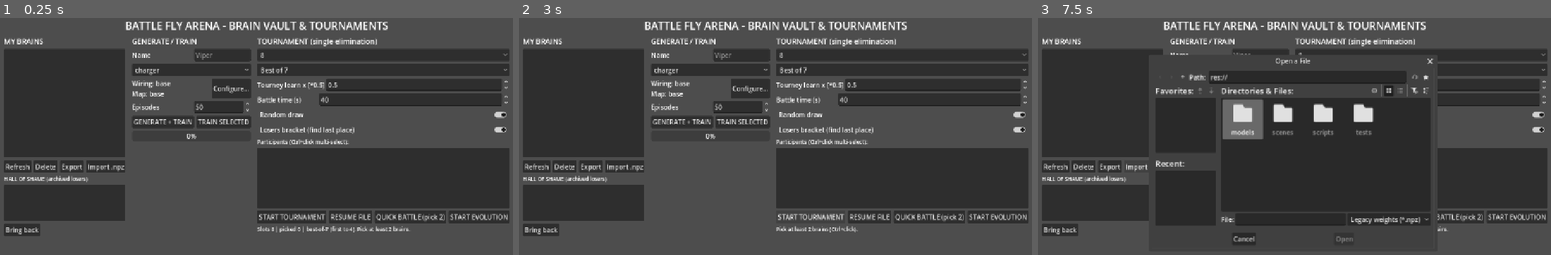
Above: before the commit, frames 1-3 (left to right).
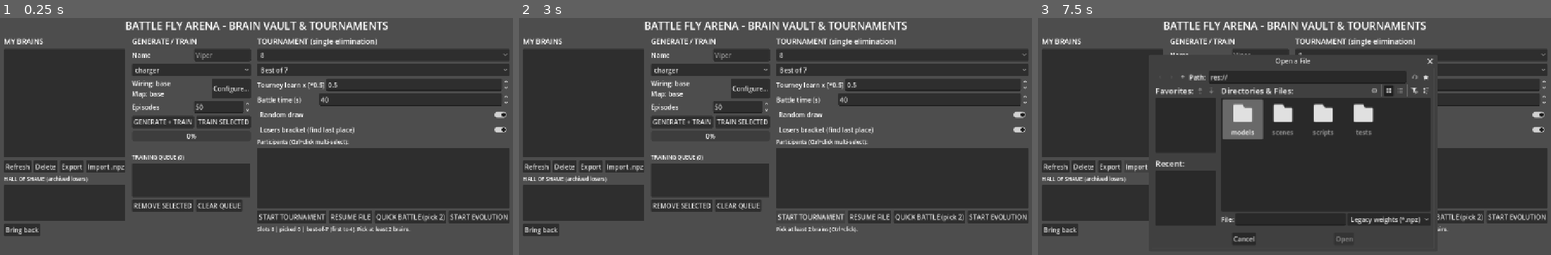
Above: after the commit, the same moments.

Repository: doku/flybrain-arena
Game: Godot game, scene res://scenes/MainMenu.tscn
The game is run twice, just before and just after one commit, with the same random seed, the same clock (stepped at 60 frames per second) and the same inputs.
Inputs (mouse positions are in pixels of both pictures, inside the frame that each line leads up to):
- Up to frame 1 (0.25 s): no input
- Up to frame 2 (3 s): click "TRAIN SELECTED" at 0.5 s; click (683, 205) at 1.25 s, where only the run after the commit has a clickable "REMOVE SELECTED"; click (739, 205) at 2 s, where only the run after the commit has a clickable "CLEAR QUEUE"; click "START TOURNAMENT" at 2.75 s
- Up to frame 3 (7.5 s): click "START TOURNAMENT" at 3.5 s; click "START EVOLUTION" at 4.25 s; click "START EVOLUTION" at 5 s; click "Refresh" at 5.75 s; click "Export" at 6.5 s; click "Import .npz" at 7.25 s

The runs differ from the first frame. In frame 1, 4.2% of the frame differs, in the area x 25-49%, y 57-82%; in frame 2, 4.2%; in frame 3, nothing differs.

Commit message:
Menu training queue: FIFO pump in director, queue list UI, headless tests

Diff:
--- a/arena/scripts/MainMenu.gd
+++ b/arena/scripts/MainMenu.gd
@@ -36,6 +36,8 @@
 var gen_episodes: SpinBox
 var job_bar: ProgressBar
 var job_label: Label
+var queue_list: ItemList
+var queue_label: Label
 
 var tourney_size: OptionButton
 var tourney_bestof: OptionButton
@@ -67,6 +69,7 @@
 	TournamentDirector.job_progress.connect(_on_job_progress)
 	TournamentDirector.job_failed.connect(_on_job_failed)
 	TournamentDirector.async_done.connect(_on_async_done)
+	TournamentDirector.train_queue_changed.connect(_refresh_train_queue)
 	if not TournamentDirector.python_ready:
 		log_label.text = "Python not found: %s" % TournamentDirector.python_probe_error
 	set_busy("Loading vault...")
@@ -337,6 +340,27 @@
 	job_label = Label.new()
 	job_label.add_theme_font_size_override("font_size", 13)
 	c.add_child(job_label)
+	# Training queue: what's running shows above (job bar/label);
+	# everything waiting is listed here with remove/clear controls.
+	queue_label = Label.new()
+	queue_label.text = "TRAINING QUEUE (0)"
+	queue_label.add_theme_font_size_override("font_size", 13)
+	c.add_child(queue_label)
+	queue_list = ItemList.new()
+	queue_list.custom_minimum_size = Vector2(0, 84)
+	queue_list.size_flags_horizontal = Control.SIZE_EXPAND_FILL
+	c.add_child(queue_list)
+	var qrow := HBoxContainer.new()
+	qrow.add_theme_constant_override("separation", 6)
+	c.add_child(qrow)
+	var qrm := Button.new()
+	qrm.text = "REMOVE SELECTED"
+	qrm.pressed.connect(_on_queue_remove)
+	qrow.add_child(qrm)
+	var qclr := Button.new()
+	qclr.text = "CLEAR QUEUE"
+	qclr.pressed.connect(_on_queue_clear)
+	qrow.add_child(qclr)
 	return c
 
 
@@ -767,23 +791,61 @@
 	if selected_brain.is_empty():
 		log_label.text = "Select a brain first."
 		return
-	if not TournamentDirector.active_job.is_empty():
-		job_label.text = "A training job is already running - wait or restart the menu."
-		return
 	var bid := str(selected_brain.get("id", ""))
-	var res: Dictionary = TournamentDirector.start_training(bid, int(gen_episodes.value), _retrain_params())
-	if res.get("ok", false):
-		job_bar.value = 0.0
-		job_label.text = "Training %s ..." % str(selected_brain.get("name", "?"))
-	else:
-		job_label.text = "Train failed: %s" % res.get("error", "?")
+	var bname := str(selected_brain.get("name", "?"))
+	var eps := int(gen_episodes.value)
+	# Start now when the worker slot is free, otherwise queue behind
+	# what's running (the pump starts us automatically).
+	if TournamentDirector.active_job.is_empty() \
+			and TournamentDirector.train_queue.is_empty():
+		var res: Dictionary = TournamentDirector.start_training(bid, eps, _retrain_params())
+		if res.get("ok", false):
+			job_bar.value = 0.0
+			job_label.text = "Training %s ..." % bname
+		else:
+			job_label.text = "Train failed: %s" % res.get("error", "?")
+		return
+	var pos: int = TournamentDirector.enqueue_training(
+		bid, bname, eps, _retrain_params())
+	TournamentDirector.pump_train_queue()
+	log_label.text = "Queued %s x%d (#%d in queue)." % [bname, eps, pos]
+
+
+func _on_queue_remove() -> void:
+	var sel := queue_list.get_selected_items()
+	if sel.is_empty():
+		return
+	TournamentDirector.cancel_queued(int(sel[0]))
+
+
+func _on_queue_clear() -> void:
+	TournamentDirector.clear_train_queue()
+
+
+func _queue_suffix() -> String:
+	var n := TournamentDirector.train_queue.size()
+	return "" if n == 0 else " (+%d queued)" % n
+
+
+func _refresh_train_queue() -> void:
+	if not is_instance_valid(queue_list):
+		return
+	queue_list.clear()
+	var q: Array = TournamentDirector.train_queue
+	queue_label.text = "TRAINING QUEUE (%d)" % q.size()
+	for i in range(q.size()):
+		var item: Dictionary = q[i]
+		queue_list.add_item("%d. %s - %d ep" % [i + 1,
+			str(item.get("name", "?")), int(item.get("episodes", 0))])
+	if is_instance_valid(job_label) and not _job_base.is_empty():
+		job_label.text = _job_base + _queue_suffix()
 
 
 func _on_job_progress(episode: int, total: int) -> void:
 	if total > 0:
 		job_bar.value = 100.0 * episode / total
 		_job_base = "Training... episode %d / %d" % [episode, total]
-		job_label.text = _job_base
+		job_label.text = _job_base + _queue_suffix()
 		if episode >= total:
 			_job_base = ""
 			refresh_vault()
--- a/arena/scripts/TournamentDirector.gd
+++ b/arena/scripts/TournamentDirector.gd
@@ -39,10 +39,17 @@
 # One-shot async vault op (e.g. generate): {pid, result_file, op} or {}.
 var pending_async: Dictionary = {}
 
+# Menu training queue: FIFO of {id, name, episodes, params}. The menu
+# enqueues while a job runs; the pump starts the head whenever the
+# shared worker slot frees up. In-memory only (menu restart drops it;
+# a running worker keeps going but is no longer polled).
+var train_queue: Array = []
+
 signal vault_changed()
 signal job_progress(episode: int, total: int)
 signal job_failed(error: String)
 signal async_done(op: String, result: Dictionary)
+signal train_queue_changed()
 
 
 func _ready() -> void:
@@ -290,6 +297,7 @@
 	if float(res.get("pct", 0.0)) >= 100.0:
 		active_job = {}
 		vault_changed.emit()
+		_pump_train_queue()
 		return res
 	# Fail loud: the backend writes its result file on success AND on
 	# error. If the process is gone without reaching 100%, the job
@@ -300,7 +308,55 @@
 		var err_text := _read_job_result_error(str(active_job.get("result_file", "")))
 		active_job = {}
 		job_failed.emit(err_text)
+		_pump_train_queue()
 	return res
+
+
+func enqueue_training(brain_id: String, brain_name: String, episodes: int,
+		params: Dictionary) -> int:
+	# Appends a training job; returns its 1-based queue position. The
+	# caller decides start-now vs queue (see _pump_train_queue).
+	train_queue.append({"id": brain_id, "name": brain_name,
+		"episodes": maxi(1, episodes), "params": params})
+	train_queue_changed.emit()
+	return train_queue.size()
+
+
+func cancel_queued(index: int) -> bool:
+	if index < 0 or index >= train_queue.size():
+		return false
+	train_queue.remove_at(index)
+	train_queue_changed.emit()
+	return true
+
+
+func clear_train_queue() -> void:
+	if train_queue.is_empty():
+		return
+	train_queue.clear()
+	train_queue_changed.emit()
+
+
+func pump_train_queue() -> bool:
+	# Starts the queue head when the worker slot is free. Returns true
+	# when a job launched. A failed launch keeps the head (transient
+	# spawn trouble must not eat the queue).
+	return _pump_train_queue()
+
+
+func _pump_train_queue() -> bool:
+	if not active_job.is_empty() or train_queue.is_empty():
+		return false
+	var head: Dictionary = train_queue[0]
+	var res: Dictionary = start_training(str(head.get("id", "")),
+		int(head.get("episodes", 0)), head.get("params", {}))
+	if not bool(res.get("ok", false)):
+		print("[Director] Queued training deferred for %s: %s" % [
+			str(head.get("name", "?")), str(res.get("error", "?"))])
+		return false
+	train_queue.pop_front()
+	train_queue_changed.emit()
+	return true
 
 
 func _read_job_result_error(result_file: String) -> String:
--- /dev/null
+++ b/arena/tests/test_train_queue.gd
@@ -0,0 +1,70 @@
+extends SceneTree
+## Headless menu-training-queue tests (director logic only, no workers).
+## Run: godot --headless --path arena -s tests/test_train_queue.gd
+## Exit code = failure count (0 = all green).
+
+var failures := 0
+
+
+func _check(cond: bool, label: String) -> void:
+	if cond:
+		print("PASS: ", label)
+	else:
+		failures += 1
+		printerr("FAIL: ", label)
+
+
+func _new_director():
+	# Untyped on purpose (see test_consolation.gd): Variant receivers
+	# keep director calls dynamic. _ready never runs, so python stays
+	# unprobed and start_training refuses (safe: no workers spawn).
+	var D = load("res://scripts/TournamentDirector.gd").new()
+	return D
+
+
+func test_enqueue_cancel_clear() -> void:
+	var d = _new_director()
+	_check(d.train_queue.is_empty(), "queue starts empty")
+	_check(d.enqueue_training("id1", "Alpha", 50, {}) == 1, "first enqueue pos 1")
+	_check(d.enqueue_training("id2", "Beta", 25, {}) == 2, "second enqueue pos 2")
+	_check(d.enqueue_training("id1", "Alpha", 10, {}) == 3, "duplicates allowed pos 3")
+	_check(d.train_queue.size() == 3, "three deep")
+	_check(d.cancel_queued(1), "cancel middle ok")
+	_check(d.train_queue.size() == 2, "two remain")
+	_check(str(d.train_queue[0].get("id", "")) == "id1", "head intact")
+	_check(str(d.train_queue[1].get("id", "")) == "id1", "tail intact")
+	_check(not d.cancel_queued(-1), "cancel negative rejected")
+	_check(not d.cancel_queued(5), "cancel overrun rejected")
+	d.clear_train_queue()
+	_check(d.train_queue.is_empty(), "clear empties")
+	d.clear_train_queue()
+	_check(d.train_queue.is_empty(), "clear idempotent")
+
+
+func test_pump_refuses_safely() -> void:
+	var d = _new_director()
+	d.enqueue_training("idx", "Xray", 50, {})
+	# No python probed (_ready never ran): spawn refuses, head stays.
+	_check(not d.pump_train_queue(), "pump refuses without python")
+	_check(d.train_queue.size() == 1, "head kept on failed launch")
+	# Busy slot: pump must not touch the queue either.
+	d.active_job = {"pid": 999999}
+	_check(not d.pump_train_queue(), "pump refuses while busy")
+	_check(d.train_queue.size() == 1, "queue intact while busy")
+
+
+func _initialize() -> void:
+	var dd = _new_director()
+	_check(dd.has_method("enqueue_training"), "director has enqueue_training")
+	_check(dd.has_method("pump_train_queue"), "director has pump_train_queue")
+	if failures > 0:
+		printerr("TRAIN QUEUE TESTS: missing features, aborting")
+		quit(failures)
+		return
+	test_enqueue_cancel_clear()
+	test_pump_refuses_safely()
+	if failures == 0:
+		print("ALL TRAIN QUEUE TESTS PASSED")
+	else:
+		printerr("TRAIN QUEUE TESTS: %d FAILURES" % failures)
+	quit(failures)
